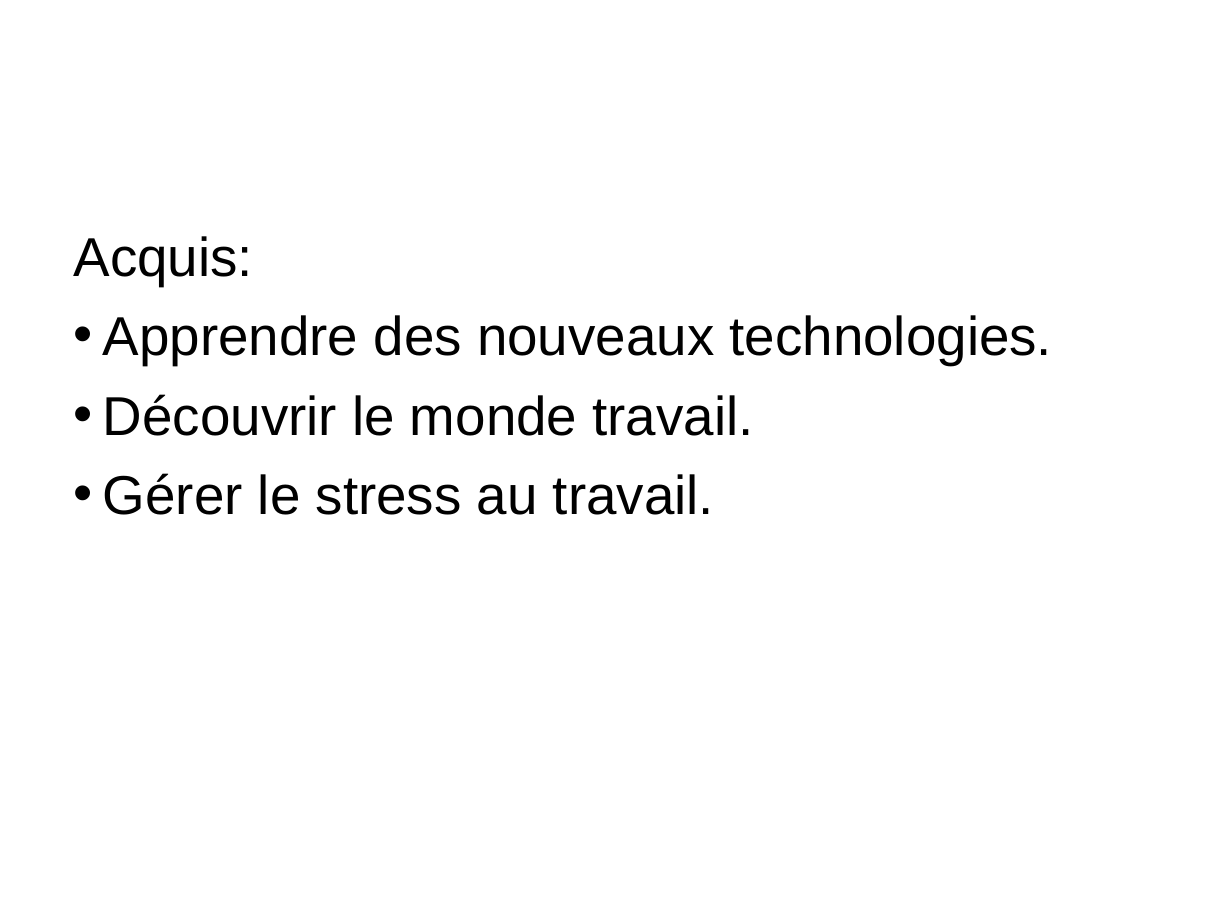
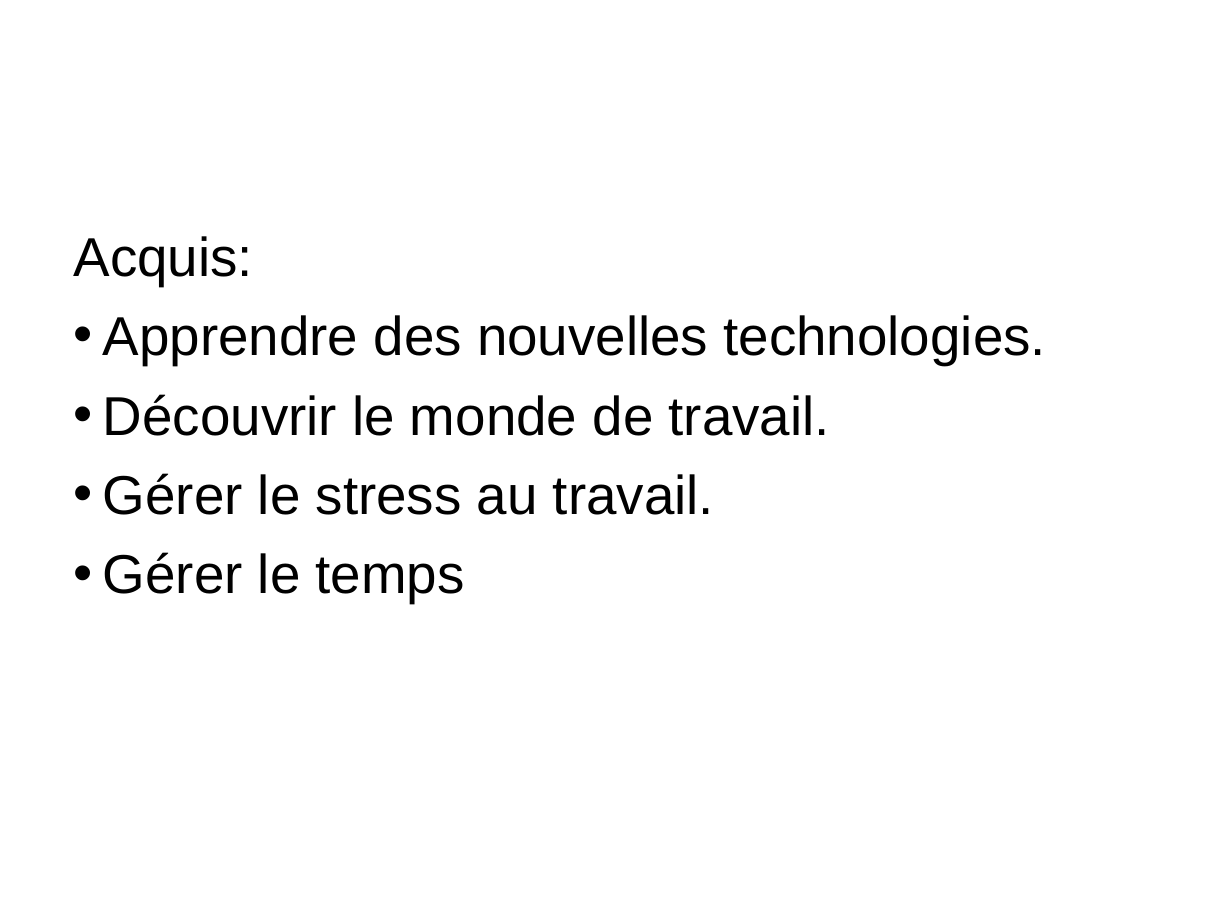
Before and after one commit to HabibAroua/Criminel_dep, a slide deck: slide 62 of documentation/presentation/P1/2734.ppt (slide 63 before the commit). Drawn at 1232x924 pixels with LibreOffice and Linux fonts; fonts in the diff are those of the drawing; background and template pictures are left out. Boxes give left, top, right and bottom in pixels: in the first picture for what was removed or moved away, otherwise in the second. Text is boxed around its words. In the diff, an @@ line names an element or a change of style, - is before the commit and + after.

```diff
--- a/documentation/presentation/P1/2734.ppt
+++ b/documentation/presentation/P1/2734.ppt
@@ text at bbox=[103, 315, 1046, 436]: text changed @@
-• Apprendre des nouveaux technologies.
-• Découvrir le monde travail.
+• Apprendre des nouvelles technologies.
+• Découvrir le monde de travail.
@@ text at bbox=[103, 552, 465, 603]: paragraph added @@
+• Gérer le temps
```
Also in this commit, not shown: 1 slide removed.
